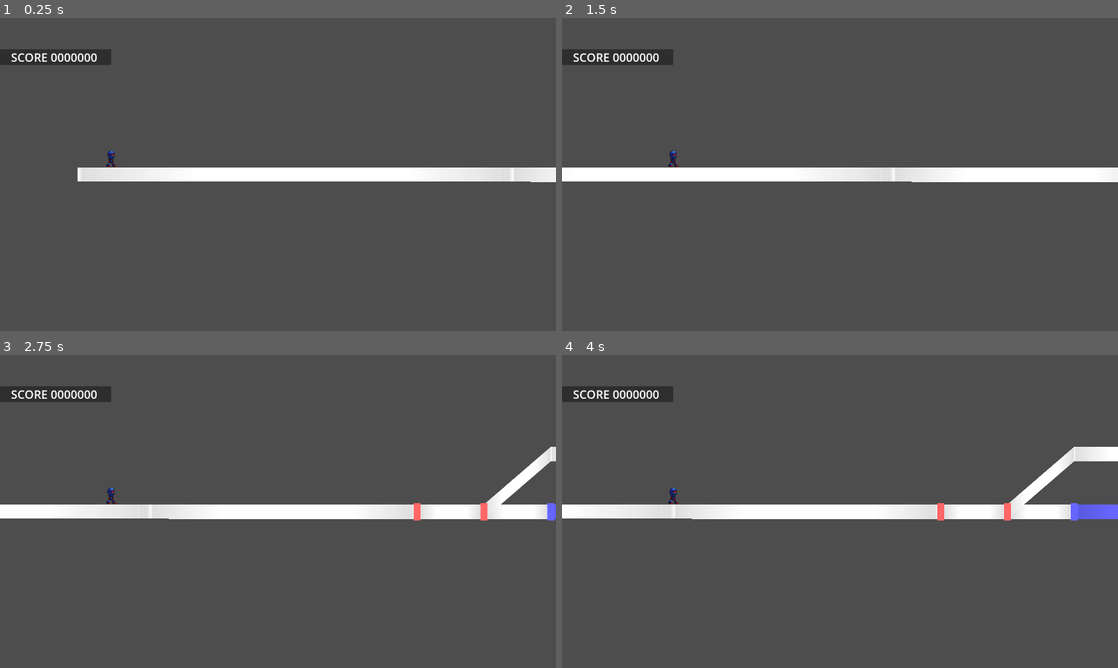
Above: before the commit, frames 1-4 (two rows, left to right).
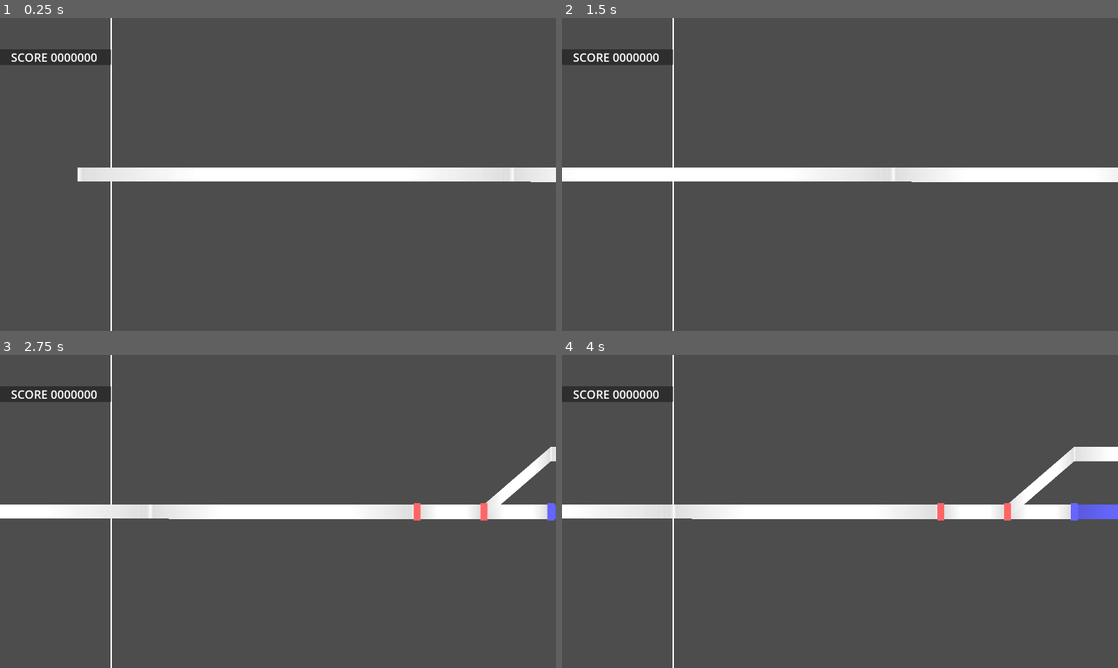
Above: after the commit, the same moments.

Repository: junu192857/Vexatonic-dash-2
Game: Godot game, scene res://Scenes/RhythmScene.tscn
Same seed, same stepped clock (60 frames per second), same inputs: the game is played once before the commit and once after it.
Inputs (mouse positions are in pixels of both pictures, inside the frame that each line leads up to):
- Up to frame 1 (0.25 s): no input
- Up to frame 2 (1.5 s): tap Enter at 0.5 s; move the mouse to (962, 158) at 0.52 s; tap A (a) at 0.6 s; click (962, 158) at 0.67 s; tap D (d) at 0.8 s; drag from (728, 190) to (812, 237) at 1.27 s
- Up to frame 3 (2.75 s): move the mouse to (333, 442) at 2.02 s; tap J (j) at 2.1 s; click (333, 442) at 2.17 s; tap K (k) at 2.3 s
- Up to frame 4 (4 s): drag from (812, 574) to (673, 464) at 2.77 s; tap Space at 3.5 s; move the mouse to (1006, 558) at 3.52 s; tap L (l) at 3.6 s; click (1006, 558) at 3.67 s; tap S (s) at 3.8 s

The runs differ from the first frame. In frame 1, 0.3% of the frame differs, in the area x 19-21%, y 0-100%; in frame 2, 0.3%; in frame 3, 0.3%; in frame 4, 0.3%.

Commit message:
캐릭터 없이 판정선만 있는 모드 추가

Diff:
--- a/vexatonic-dash-2/Scenes/RhythmScene.tscn
+++ b/vexatonic-dash-2/Scenes/RhythmScene.tscn
@@ -6,6 +6,7 @@
 [ext_resource type="PackedScene" uid="uid://d0y0ul7d65y02" path="res://Prefabs/LongNote.tscn" id="4_4pq8y"]
 [ext_resource type="PackedScene" uid="uid://cw54hy54u4o3h" path="res://Prefabs/Connector.tscn" id="4_wjq5j"]
 [ext_resource type="Script" uid="uid://dh4rkft3uto03" path="res://Scripts/Scripts_without_Node/CameraManager.gd" id="6_4pq8y"]
+[ext_resource type="PackedScene" uid="uid://byq2jrarp145t" path="res://Prefabs/Line.tscn" id="7_frbmc"]
 [ext_resource type="Script" uid="uid://shwpvgrbox8d" path="res://Scripts/IngameDataManager.gd" id="7_wjq5j"]
 [ext_resource type="Script" uid="uid://breghgt5p5ixy" path="res://Scripts/IngameUIManager.gd" id="8_pee8w"]
 [ext_resource type="PackedScene" uid="uid://pfmgxw12a4yj" path="res://Prefabs/JudgementText.tscn" id="9_qa11p"]
@@ -13,9 +14,10 @@
 [node name="RhythmScene" type="Node2D" unique_id=2112385734]
 metadata/_edit_vertical_guides_ = [-111.0]
 
-[node name="RhythmManager" type="Node2D" parent="." unique_id=912655519]
+[node name="RhythmManager" type="Node2D" parent="." unique_id=912655519 node_paths=PackedStringArray("character_holder")]
 script = ExtResource("2_wib5u")
 CHARACTER_SCENE = ExtResource("3_wib5u")
+character_holder = NodePath("CharacterHolder")
 NOTE_SCENE = ExtResource("3_4pq8y")
 LONG_NOTE_SCENE = ExtResource("4_4pq8y")
 CONNECTOR_SCENE = ExtResource("4_wjq5j")
@@ -35,6 +37,11 @@
 JUDGEMENT_TEXT = ExtResource("9_qa11p")
 score_text = NodePath("../../CanvasLayer/Control/Panel/ScoreText")
 canvasLayer = NodePath("../../CanvasLayer")
+
+[node name="CharacterHolder" type="Node2D" parent="RhythmManager" unique_id=1750939579]
+
+[node name="Line" parent="RhythmManager/CharacterHolder" unique_id=1871678190 instance=ExtResource("7_frbmc")]
+visible = false
 
 [node name="CanvasLayer" type="CanvasLayer" parent="." unique_id=84776136]
 
--- a/vexatonic-dash-2/Scripts/Character.gd
+++ b/vexatonic-dash-2/Scripts/Character.gd
@@ -8,7 +8,7 @@
 		queue_free()
 		return true
 	else:
-		position = Vector2(Setting.get_posx_from_time(time), lane.get_height(time)+Setting.CHARACTER_POS_Y)
+		global_position.y = lane.get_height(time) + Setting.CHARACTER_POS_Y
 		return false
 
 
--- a/vexatonic-dash-2/Scripts/RhythmManager.gd
+++ b/vexatonic-dash-2/Scripts/RhythmManager.gd
@@ -6,7 +6,10 @@
 @onready var musicPlayer = $AudioStreamPlayer
 @onready var camera = $CameraManager
 
+
 var characters: Array[Character]
+@export var character_holder: Node2D
+
 var time: float
 var music_started = false
 var time_start_tick: float
@@ -53,21 +56,26 @@
 		#lane.print_data()
 		pass
 
-	# 최초의 lane들에 캐릭터 생성
+	# 초기 캐릭터 및 판정선 생성
+	if (Setting.gamemode != Setting.GAMEMODE.Normal_Character):
+		$CharacterHolder/Line.visible = true
 	for lane in levelData.lanes:
 		if (lane.is_init):
 			place_character(lane)
 			lane_index += 1
 
+
 	time_start_tick = Time.get_ticks_msec()
 
 func place_character(lane: Lane):
+	if (Setting.gamemode != Setting.GAMEMODE.Normal_Character):
+		return
 	#var initial_pos_x = Setting.get_posx_from_time(-COUNTDOWN_TIME)
 	var character = CHARACTER_SCENE.instantiate() as Character
 	#sayane.position = Vector2(initial_pos_x, -Setting.CHARACTER_POS_Y)
 	character.set_lane(lane)
 	characters.append(character)
-	add_child(character)
+	character_holder.add_child(character)
 
 
 func _physics_process(delta: float) -> void:
@@ -83,6 +91,8 @@
 	if (lane_index < levelData.lanes.size() and levelData.lanes[lane_index].get_start_time() < time):
 		place_character(levelData.lanes[lane_index])
 		lane_index += 1
+
+	character_holder.position.x = Setting.get_posx_from_time(time)
 	for character in characters:
 		if character.set_character_position(time):
 			characters.erase(character)
--- a/vexatonic-dash-2/Scripts/Scripts_without_Node/Setting.gd
+++ b/vexatonic-dash-2/Scripts/Scripts_without_Node/Setting.gd
@@ -30,8 +30,8 @@
 static var INFINITE = 99999999
 
 # ==================== 플레이어 세팅 ========================
-
-
 enum SCORE_DISPLAY {Increasing, Decreasing}
+enum GAMEMODE {Normal_Character, Normal_line, Suregi}
 
 static var score_display = SCORE_DISPLAY.Increasing
+static var gamemode = GAMEMODE.Normal_line
